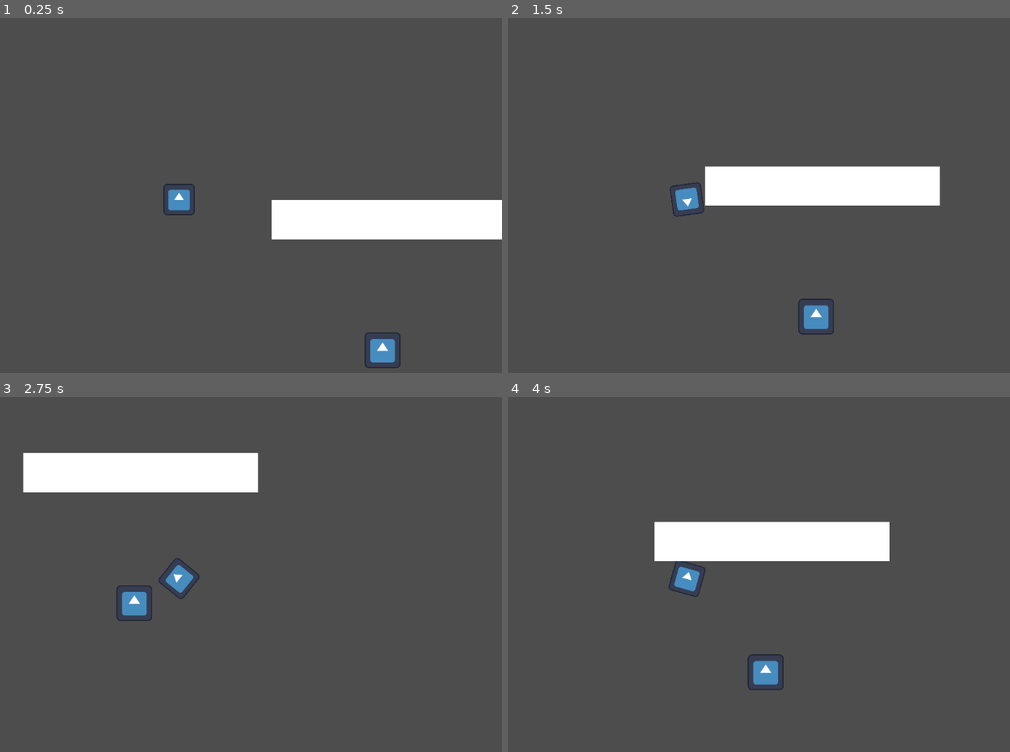
Above: before the commit, frames 1-4 (two rows, left to right).
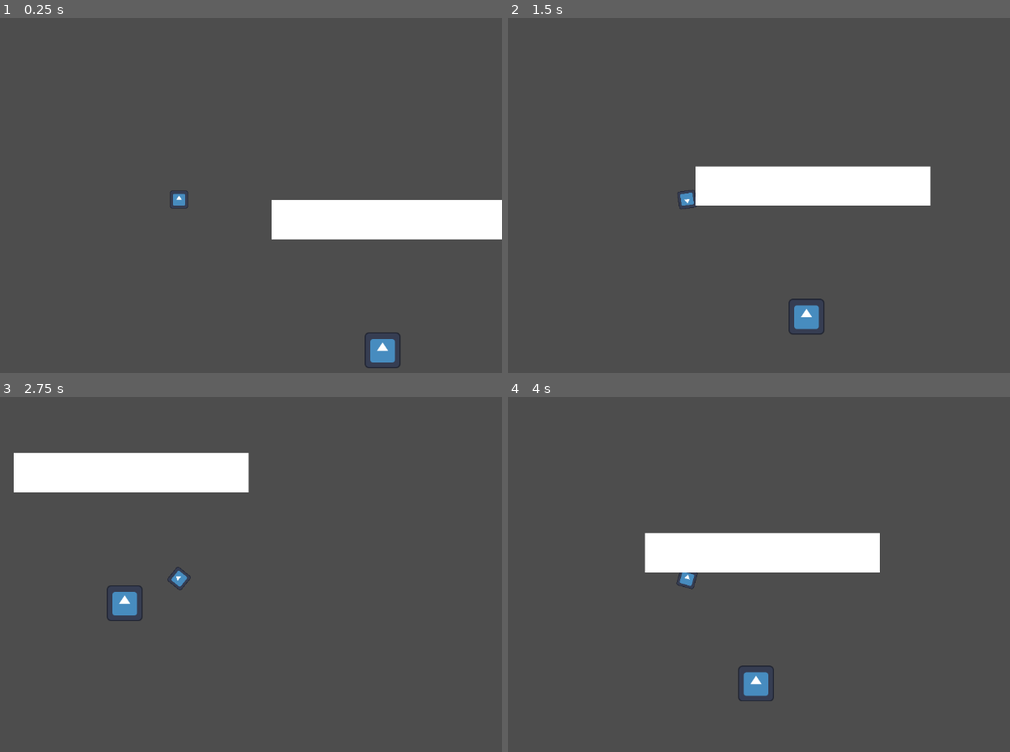
Above: after the commit, the same moments.

Repository: SolemnSintres/shiver2d
Game: Godot game, scene res://test_world.tscn
Same seed, same stepped clock (60 frames per second), same inputs: the game is played once before the commit and once after it. The engine's default icon, where the game draws it, is replaced by a stand-in: a white triangle on a blue panel in a dark square.
Inputs (mouse positions are in pixels of both pictures, inside the frame that each line leads up to):
- Up to frame 1 (0.25 s): no input
- Up to frame 2 (1.5 s): tap Enter at 0.5 s; move the mouse to (829, 181) at 0.52 s; hold D (move_right) 0.53-1.28 s; tap Space (dash) at 0.6 s; move the mouse to (558, 216) at 1.27 s; hold S (move_down) from 1.28 s (still down); tap Q (swing) at 1.35 s
- Up to frame 3 (2.75 s): move the mouse to (245, 499) at 2.02 s; release S (move_down) at 2.03 s; hold D (move_right) from 2.03 s (still down); tap Space (dash) at 2.1 s
- Up to frame 4 (4 s): move the mouse to (653, 652) at 2.77 s; release D (move_right) at 2.78 s; hold W (move_up) 2.78-3.53 s; tap Q (swing) at 2.85 s; move the mouse to (879, 631) at 3.52 s; hold A (move_left) from 3.53 s (still down); tap Space (dash) at 3.6 s

The runs differ from the first frame. In frame 1, 0.3% of the frame differs, in the area x 32-39%, y 46-56%; in frame 2, 1.1%; in frame 3, 1.1%; in frame 4, 4.3%, in the area x 27-77%, y 35-86%.

Commit message:
Player Sprite Change. Getting Ready For Pixel Art.

Diff:
--- a/player.tscn
+++ b/player.tscn
@@ -3,18 +3,18 @@
 [ext_resource type="Script" uid="uid://dpts4eiu6vkmc" path="res://player.gd" id="1_4flbx"]
 [ext_resource type="Texture2D" uid="uid://dn3kd50dvha47" path="res://icon.svg" id="2_onrkg"]
 
-[sub_resource type="RectangleShape2D" id="RectangleShape2D_onrkg"]
-size = Vector2(52, 52)
+[sub_resource type="CircleShape2D" id="CircleShape2D_onrkg"]
+radius = 12.0
 
 [node name="Player" type="CharacterBody2D" unique_id=1426326189]
 script = ExtResource("1_4flbx")
 
 [node name="Sprite2D" type="Sprite2D" parent="." unique_id=775053394]
-scale = Vector2(0.4375, 0.4375)
+scale = Vector2(0.25, 0.25)
 texture = ExtResource("2_onrkg")
 
 [node name="CollisionShape2D" type="CollisionShape2D" parent="." unique_id=1991209411]
-shape = SubResource("RectangleShape2D_onrkg")
+shape = SubResource("CircleShape2D_onrkg")
 
 [node name="Camera2D" type="Camera2D" parent="." unique_id=117347434]
 
